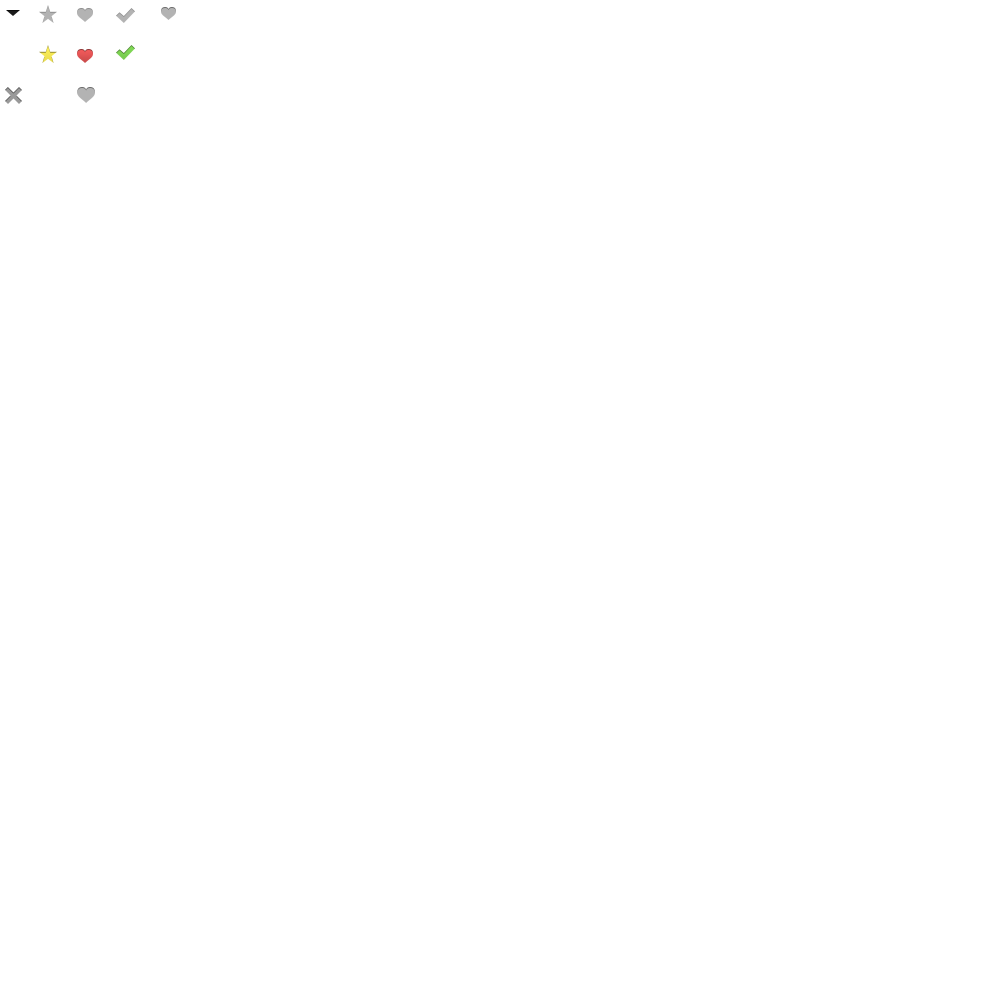
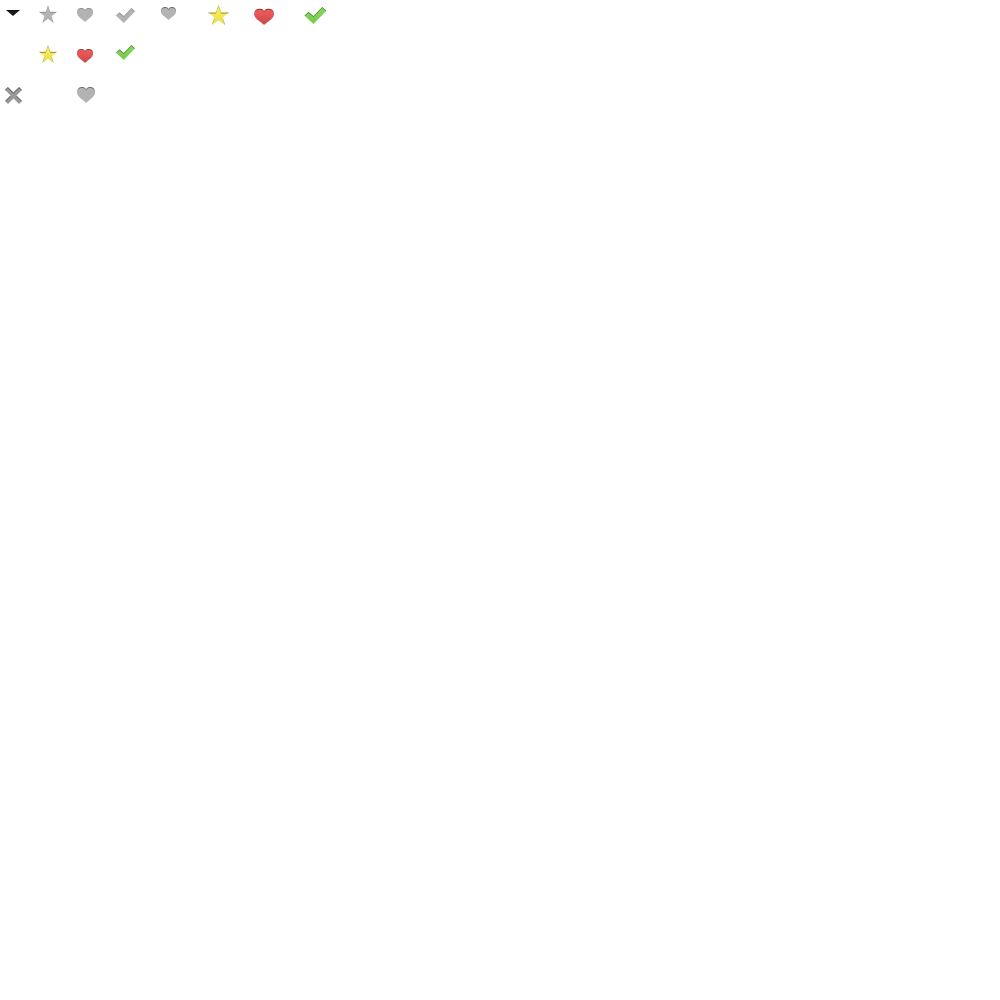
Layered file, before and after one edit (1000px x 1000px). Changes by layer:
added group "WLT-Btn-Group - Product Details Modal" with 3 layers above "Before I started Organizing" over [208,5,327,25]
added layer "Shape 5 copy 25" (1st of 3, in "WLT-Btn-Group - Product Details Modal") in group "WLT-Btn-Group - Product Details Modal" over [304,7,327,24]
added layer "Shape 5 copy 29" (1st of 3, in "WLT-Btn-Group - Product Details Modal") in group "WLT-Btn-Group - Product Details Modal" over [254,8,274,25]
added layer "Shape 5 copy 30" in group "WLT-Btn-Group - Product Details Modal" over [208,5,229,25]
